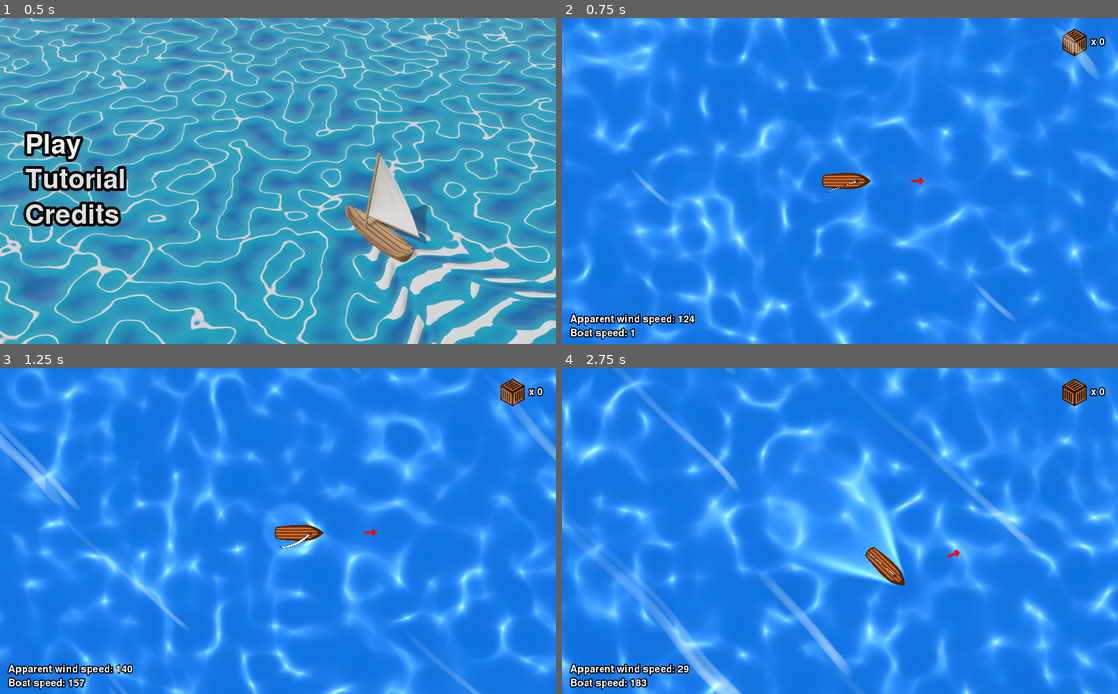
Above: before the commit, frames 1-4 (two rows, left to right).
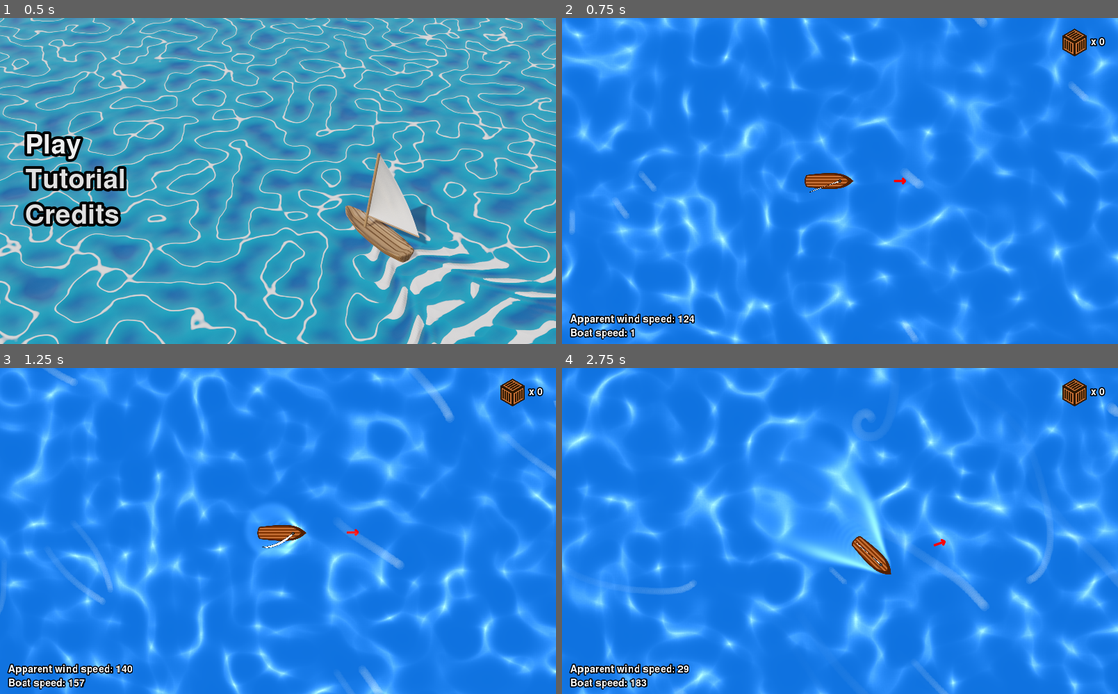
Above: after the commit, the same moments.

Repository: Norodix/SailGame
Game: Godot game, scene res://Menu/TitleScreen.tscn
Two runs of this game, one before a commit and one after it. Both use one fixed random seed, a clock stepped at 60 frames per second and the inputs below.
Inputs (mouse positions are in pixels of both pictures, inside the frame that each line leads up to):
- Up to frame 1 (0.5 s): no input
- Up to frame 2 (0.75 s): click "Play" at 0.5 s
- Up to frame 3 (1.25 s): no input
- Up to frame 4 (2.75 s): move the mouse to (962, 514) at 1.27 s; hold D (right) 1.28-2.03 s; hold W (tighten) 1.28-2.03 s; move the mouse to (728, 547) at 2.02 s; hold S (down) from 2.03 s (still down); tap Mouse wheel up (zoomIn) at 2.1 s

Frame 1 is identical in both runs. In frame 2, 22% of the frame differs, in the area x 0-100%, y 0-100%; in frame 3, 26%; in frame 4, 29%.

Commit message:
Wind improvements, negated clipping curl at the end

Diff:
--- a/Art/Winds/Wind.shader
+++ b/Art/Winds/Wind.shader
@@ -3,6 +3,12 @@
 uniform sampler2D map;
 uniform float spawnDistance;
 uniform vec2 spawnOrigin;
+uniform float screenSize = 2560; //This parameter is the size of the area where particles can move
+uniform float wrapOffset = 20; //This parameter is added to screenSize to draw correctly at the edges of regions
+//Set all viewports and displays to the sum of screenSize and wrapOffset
+//Set parallaxmirroring to screenSize
+
+uniform sampler2D angleOverLifetime;
 
 uniform float scale = 1;
 uniform float scale_random = 0;
@@ -41,17 +47,25 @@
 
 	//spawn at random location
 	if (RESTART){
+		CUSTOM.y = 0.0;
+		CUSTOM.w = rand(vec2(float(NUMBER), TIME*1000.0)) < 0.5 ? -1.0 : 1.0; //curl direction
 		float x = (rand(vec2(float(NUMBER) + TIME, 0.0)) - 0.5) * 2.0;
 		float y = (rand(vec2(float(NUMBER) + TIME + 1.0, 0.0)) - 0.5) * 2.0;
 		TRANSFORM[3][0] = spawnOrigin[0] + x * spawnDistance;
 		TRANSFORM[3][1] = spawnOrigin[1] + y * spawnDistance;
 	}
+	else{
+		CUSTOM.y += DELTA / LIFETIME;
+	}
 	float angle = (texture(map, vec2(TRANSFORM[3][0], TRANSFORM[3][1]) / 512.0).r - 0.5) * PI / 3.0;
+	//curl effect at the end
+	float lifetimeFacingOffset = textureLod(angleOverLifetime, vec2(CUSTOM.y, 0.0), 0.0).r;
+	angle += lifetimeFacingOffset * CUSTOM.w;
 	//float newx = (VELOCITY.x + (overallVelocity.x * cos(angle) - overallVelocity.y * sin(angle)) / 5.0);
 	//float newy = (VELOCITY.y + (overallVelocity.x * sin(angle) + overallVelocity.y * cos(angle)) / 5.0);
 	//VELOCITY = normalize(vec3(newx, newy, 0.0)) * length(overallVelocity);
-	float newx = (overallVelocity.x + (overallVelocity.x * cos(angle) - overallVelocity.y * sin(angle)));
-	float newy = (overallVelocity.y + (overallVelocity.x * sin(angle) + overallVelocity.y * cos(angle)));
+	float newx = overallVelocity.x * cos(angle) - overallVelocity.y * sin(angle);
+	float newy = overallVelocity.x * sin(angle) + overallVelocity.y * cos(angle);
 	VELOCITY = vec3(newx, newy, 0.0);
 	//COLOR.rgb = vec3(angle+0.5);
 	float facing = - PI/2.0 - atan(overallVelocity.y, overallVelocity.x) - angle;
@@ -69,6 +83,7 @@
 	TRANSFORM[1][1] = TRANSFORM[1][1] * scaling; //
 
 	//snap around visibilityrectangle edges to make it look better
-	TRANSFORM[3][0] = mod(TRANSFORM[3][0], 2560);
-	TRANSFORM[3][1] = mod(TRANSFORM[3][1], 2560);
+	//TRANSFORM[3][0] = mod(TRANSFORM[3][0], screenSize + wrapOffset/2.0) + 0.5 * wrapOffset;
+	TRANSFORM[3][0] = TRANSFORM[3][0] > (screenSize + wrapOffset/2.0) ? TRANSFORM[3][0] - screenSize : TRANSFORM[3][0];
+	TRANSFORM[3][1] = TRANSFORM[3][1] > (screenSize + wrapOffset/2.0) ? TRANSFORM[3][1] - screenSize : TRANSFORM[3][1];
 }
--- a/World.tscn
+++ b/World.tscn
@@ -1,14 +1,11 @@
-[gd_scene load_steps=78 format=2]
+[gd_scene load_steps=69 format=2]
 
 [ext_resource path="res://Art/wake_circle.png" type="Texture" id=1]
 [ext_resource path="res://Player.gd" type="Script" id=2]
 [ext_resource path="res://Sail.gd" type="Script" id=3]
 [ext_resource path="res://Art/sails.png" type="Texture" id=4]
 [ext_resource path="res://Art/BoatBody.png" type="Texture" id=5]
-[ext_resource path="res://Art/Windgush.png" type="Texture" id=6]
 [ext_resource path="res://World.gd" type="Script" id=7]
-[ext_resource path="res://Wind.gd" type="Script" id=8]
-[ext_resource path="res://Art/Ocean/seamless.png" type="Texture" id=9]
 [ext_resource path="res://Wake.gd" type="Script" id=10]
 [ext_resource path="res://WaterRidgedNormal.shader" type="Shader" id=11]
 [ext_resource path="res://DebugOverlay.gd" type="Script" id=12]
@@ -19,6 +16,7 @@
 [ext_resource path="res://Art/Coil.png" type="Texture" id=17]
 [ext_resource path="res://Art/UnCoil.png" type="Texture" id=18]
 [ext_resource path="res://theme.theme" type="Theme" id=19]
+[ext_resource path="res://Art/Winds/Wind_ball.png" type="Texture" id=20]
 [ext_resource path="res://Art/Compass.png" type="Texture" id=21]
 [ext_resource path="res://Sounds/gronnie__wooden-box-breaking-sound-effects.wav" type="AudioStream" id=22]
 [ext_resource path="res://Sounds/lydmakeren__boat-waves-2_trimmed.wav" type="AudioStream" id=23]
@@ -33,7 +31,6 @@
 [ext_resource path="res://Sounds/cmusounddesign__jf-glass-breaking.wav" type="AudioStream" id=32]
 [ext_resource path="res://Art/Sextant.png" type="Texture" id=33]
 [ext_resource path="res://Sounds/littleluigi__1-metal-bang.wav" type="AudioStream" id=34]
-[ext_resource path="res://Art/Winds/Wind_droplet.png" type="Texture" id=35]
 [ext_resource path="res://WindContainer.gd" type="Script" id=36]
 [ext_resource path="res://ShaderWind.gd" type="Script" id=37]
 [ext_resource path="res://Art/Winds/Wind.shader" type="Shader" id=38]
@@ -73,245 +70,7 @@
 scale_curve = SubResource( 7 )
 color_ramp = SubResource( 5 )
 
-[sub_resource type="Shader" id=9]
-code = "shader_type particles;
-uniform vec3 direction;
-uniform float spread;
-uniform float flatness;
-uniform float initial_linear_velocity;
-uniform float initial_angle;
-uniform float angular_velocity;
-uniform float orbit_velocity;
-uniform float linear_accel;
-uniform float radial_accel;
-uniform float tangent_accel;
-uniform float damping;
-uniform float scale;
-uniform float hue_variation;
-uniform float anim_speed;
-uniform float anim_offset;
-uniform float initial_linear_velocity_random;
-uniform float initial_angle_random;
-uniform float angular_velocity_random;
-uniform float orbit_velocity_random;
-uniform float linear_accel_random;
-uniform float radial_accel_random;
-uniform float tangent_accel_random;
-uniform float damping_random;
-uniform float scale_random;
-uniform float hue_variation_random;
-uniform float anim_speed_random;
-uniform float anim_offset_random;
-uniform float lifetime_randomness;
-uniform vec3 emission_box_extents;
-uniform vec4 color_value : hint_color;
-uniform int trail_divisor;
-uniform vec3 gravity;
-
-
-float rand_from_seed(inout uint seed) {
-	int k;
-	int s = int(seed);
-	if (s == 0)
-	s = 305420679;
-	k = s / 127773;
-	s = 16807 * (s - k * 127773) - 2836 * k;
-	if (s < 0)
-		s += 2147483647;
-	seed = uint(s);
-	return float(seed % uint(65536)) / 65535.0;
-}
-
-float rand_from_seed_m1_p1(inout uint seed) {
-	return rand_from_seed(seed) * 2.0 - 1.0;
-}
-
-uint hash(uint x) {
-	x = ((x >> uint(16)) ^ x) * uint(73244475);
-	x = ((x >> uint(16)) ^ x) * uint(73244475);
-	x = (x >> uint(16)) ^ x;
-	return x;
-}
-
-void vertex() {
-	uint base_number = NUMBER / uint(trail_divisor);
-	uint alt_seed = hash(base_number + uint(1) + RANDOM_SEED);
-	float angle_rand = rand_from_seed(alt_seed);
-	float scale_rand = rand_from_seed(alt_seed);
-	float hue_rot_rand = rand_from_seed(alt_seed);
-	float anim_offset_rand = rand_from_seed(alt_seed);
-	float pi = 3.14159;
-	float degree_to_rad = pi / 180.0;
-
-	bool restart = false;
-	if (CUSTOM.y > CUSTOM.w) {
-		restart = true;
-	}
-
-	if (RESTART || restart) {
-		float tex_linear_velocity = 0.0;
-		float tex_angle = 0.0;
-		float tex_anim_offset = 0.0;
-		float spread_rad = spread * degree_to_rad;
-		float angle1_rad = atan(direction.x, direction.z) + rand_from_seed_m1_p1(alt_seed) * spread_rad;
-		float angle2_rad = atan(direction.y, abs(direction.z)) + rand_from_seed_m1_p1(alt_seed) * spread_rad * (1.0 - flatness);
-		vec3 direction_xz = vec3(sin(angle1_rad), 0.0, cos(angle1_rad));
-		vec3 direction_yz = vec3(0.0, sin(angle2_rad), cos(angle2_rad));
-		direction_yz.z = direction_yz.z / max(0.0001,sqrt(abs(direction_yz.z))); // better uniform distribution
-		vec3 vec_direction = vec3(direction_xz.x * direction_yz.z, direction_yz.y, direction_xz.z * direction_yz.z);
-		vec_direction = normalize(vec_direction);
-		VELOCITY = vec_direction * initial_linear_velocity * mix(1.0, rand_from_seed(alt_seed), initial_linear_velocity_random);
-		float base_angle = (initial_angle + tex_angle) * mix(1.0, angle_rand, initial_angle_random);
-		CUSTOM.x = base_angle * degree_to_rad;
-		CUSTOM.y = 0.0;
-		CUSTOM.w = (1.0 - lifetime_randomness * rand_from_seed(alt_seed));
-		CUSTOM.z = (anim_offset + tex_anim_offset) * mix(1.0, anim_offset_rand, anim_offset_random);
-		TRANSFORM[3].xyz = vec3(rand_from_seed(alt_seed) * 2.0 - 1.0, rand_from_seed(alt_seed) * 2.0 - 1.0, rand_from_seed(alt_seed) * 2.0 - 1.0) * emission_box_extents;
-		VELOCITY = (EMISSION_TRANSFORM * vec4(VELOCITY, 0.0)).xyz;
-		TRANSFORM = EMISSION_TRANSFORM * TRANSFORM;
-	} else {
-		CUSTOM.y += DELTA / LIFETIME;
-		float tex_linear_velocity = 0.0;
-		float tex_angular_velocity = 0.0;
-		float tex_linear_accel = 0.0;
-		float tex_radial_accel = 0.0;
-		float tex_tangent_accel = 0.0;
-		float tex_damping = 0.0;
-		float tex_angle = 0.0;
-		float tex_anim_speed = 0.0;
-		float tex_anim_offset = 0.0;
-		vec3 force = gravity;
-		vec3 pos = TRANSFORM[3].xyz;
-		// apply linear acceleration
-		force += length(VELOCITY) > 0.0 ? normalize(VELOCITY) * (linear_accel + tex_linear_accel) * mix(1.0, rand_from_seed(alt_seed), linear_accel_random) : vec3(0.0);
-		// apply radial acceleration
-		vec3 org = EMISSION_TRANSFORM[3].xyz;
-		vec3 diff = pos - org;
-		force += length(diff) > 0.0 ? normalize(diff) * (radial_accel + tex_radial_accel) * mix(1.0, rand_from_seed(alt_seed), radial_accel_random) : vec3(0.0);
-		// apply tangential acceleration;
-		vec3 crossDiff = cross(normalize(diff), normalize(gravity));
-		force += length(crossDiff) > 0.0 ? normalize(crossDiff) * ((tangent_accel + tex_tangent_accel) * mix(1.0, rand_from_seed(alt_seed), tangent_accel_random)) : vec3(0.0);
-		// apply attractor forces
-		VELOCITY += force * DELTA;
-		// orbit velocity
-		if (damping + tex_damping > 0.0) {
-			float v = length(VELOCITY);
-			float damp = (damping + tex_damping) * mix(1.0, rand_from_seed(alt_seed), damping_random);
-			v -= damp * DELTA;
-			if (v < 0.0) {
-				VELOCITY = vec3(0.0);
-			} else {
-				VELOCITY = normalize(VELOCITY) * v;
-			}
-		}
-		float base_angle = (initial_angle + tex_angle) * mix(1.0, angle_rand, initial_angle_random);
-		base_angle += CUSTOM.y * LIFETIME * (angular_velocity + tex_angular_velocity) * mix(1.0, rand_from_seed(alt_seed) * 2.0 - 1.0, angular_velocity_random);
-		CUSTOM.x = base_angle * degree_to_rad;
-		CUSTOM.z = (anim_offset + tex_anim_offset) * mix(1.0, anim_offset_rand, anim_offset_random) + CUSTOM.y * (anim_speed + tex_anim_speed) * mix(1.0, rand_from_seed(alt_seed), anim_speed_random);
-	}
-	float tex_scale = 1.0;
-	float tex_hue_variation = 0.0;
-	float hue_rot_angle = (hue_variation + tex_hue_variation) * pi * 2.0 * mix(1.0, hue_rot_rand * 2.0 - 1.0, hue_variation_random);
-	float hue_rot_c = cos(hue_rot_angle);
-	float hue_rot_s = sin(hue_rot_angle);
-	mat4 hue_rot_mat = mat4(vec4(0.299, 0.587, 0.114, 0.0),
-			vec4(0.299, 0.587, 0.114, 0.0),
-			vec4(0.299, 0.587, 0.114, 0.0),
-			vec4(0.000, 0.000, 0.000, 1.0)) +
-		mat4(vec4(0.701, -0.587, -0.114, 0.0),
-			vec4(-0.299, 0.413, -0.114, 0.0),
-			vec4(-0.300, -0.588, 0.886, 0.0),
-			vec4(0.000, 0.000, 0.000, 0.0)) * hue_rot_c +
-		mat4(vec4(0.168, 0.330, -0.497, 0.0),
-			vec4(-0.328, 0.035,  0.292, 0.0),
-			vec4(1.250, -1.050, -0.203, 0.0),
-			vec4(0.000, 0.000, 0.000, 0.0)) * hue_rot_s;
-	COLOR = hue_rot_mat * color_value;
-
-	TRANSFORM[0].xyz = normalize(TRANSFORM[0].xyz);
-	TRANSFORM[1].xyz = normalize(TRANSFORM[1].xyz);
-	TRANSFORM[2].xyz = normalize(TRANSFORM[2].xyz);
-	float base_scale = tex_scale * mix(scale, 1.0, scale_random * scale_rand);
-	if (base_scale < 0.000001) {
-		base_scale = 0.000001;
-	}
-	TRANSFORM[0].xyz *= base_scale;
-	TRANSFORM[1].xyz *= base_scale;
-	TRANSFORM[2].xyz *= base_scale;
-	if (CUSTOM.y > CUSTOM.w) {		ACTIVE = false;
-	}
-}
-
-"
-
-[sub_resource type="ShaderMaterial" id=10]
-shader = SubResource( 9 )
-shader_param/direction = Vector3( 0, 1, 0 )
-shader_param/spread = 0.0
-shader_param/flatness = 0.0
-shader_param/initial_linear_velocity = 424.0
-shader_param/initial_angle = 0.0
-shader_param/angular_velocity = 0.0
-shader_param/orbit_velocity = 0.0
-shader_param/linear_accel = 0.0
-shader_param/radial_accel = 0.0
-shader_param/tangent_accel = 0.0
-shader_param/damping = 0.0
-shader_param/scale = 10.0
-shader_param/hue_variation = 0.0
-shader_param/anim_speed = 0.0
-shader_param/anim_offset = 0.0
-shader_param/initial_linear_velocity_random = 0.0
-shader_param/initial_angle_random = 0.0
-shader_param/angular_velocity_random = 0.0
-shader_param/orbit_velocity_random = 0.0
-shader_param/linear_accel_random = 0.0
-shader_param/radial_accel_random = 0.0
-shader_param/tangent_accel_random = 0.0
-shader_param/damping_random = 0.0
-shader_param/scale_random = 1.0
-shader_param/hue_variation_random = 0.0
-shader_param/anim_speed_random = 0.0
-shader_param/anim_offset_random = 0.0
-shader_param/lifetime_randomness = 0.0
-shader_param/emission_box_extents = Vector3( 800, 800, 1 )
-shader_param/color_value = Color( 1, 1, 1, 1 )
-shader_param/trail_divisor = 1
-shader_param/gravity = Vector3( 0, -1e-06, 0 )
-
-[sub_resource type="OpenSimplexNoise" id=11]
-
-[sub_resource type="NoiseTexture" id=12]
-width = 10
-height = 10
-seamless = true
-as_normalmap = true
-bump_strength = 15.5
-noise = SubResource( 11 )
-
-[sub_resource type="OpenSimplexNoise" id=13]
-octaves = 1
-period = 32.0
-
-[sub_resource type="NoiseTexture" id=14]
-width = 1280
-height = 1280
-seamless = true
-noise = SubResource( 13 )
-
-[sub_resource type="OpenSimplexNoise" id=15]
-seed = 5
-octaves = 1
-period = 32.0
-
-[sub_resource type="NoiseTexture" id=16]
-width = 1280
-height = 1280
-seamless = true
-noise = SubResource( 15 )
-
 [sub_resource type="OpenSimplexNoise" id=17]
-seed = 8
 octaves = 1
 period = 32.0
 
@@ -321,19 +80,41 @@
 seamless = true
 noise = SubResource( 17 )
 
-[sub_resource type="ShaderMaterial" id=19]
+[sub_resource type="OpenSimplexNoise" id=19]
+seed = 5
+octaves = 1
+period = 32.0
+
+[sub_resource type="NoiseTexture" id=20]
+width = 1280
+height = 1280
+seamless = true
+noise = SubResource( 19 )
+
+[sub_resource type="OpenSimplexNoise" id=21]
+seed = 8
+octaves = 1
+period = 32.0
+
+[sub_resource type="NoiseTexture" id=22]
+width = 1280
+height = 1280
+seamless = true
+noise = SubResource( 21 )
+
+[sub_resource type="ShaderMaterial" id=23]
 shader = ExtResource( 11 )
 shader_param/speed = 0.03
 shader_param/strength = 0.5
 shader_param/tint = Color( 0.07, 0.5195, 1, 1 )
-shader_param/noise_img1 = SubResource( 14 )
-shader_param/noise_img2 = SubResource( 16 )
-shader_param/noise_img3 = SubResource( 18 )
-
-[sub_resource type="ImageTexture" id=20]
+shader_param/noise_img1 = SubResource( 18 )
+shader_param/noise_img2 = SubResource( 20 )
+shader_param/noise_img3 = SubResource( 22 )
+
+[sub_resource type="ImageTexture" id=24]
 size = Vector2( 2560, 2560 )
 
-[sub_resource type="Shader" id=21]
+[sub_resource type="Shader" id=25]
 code = "shader_type canvas_item;
 uniform sampler2D sprite;
 
@@ -342,52 +123,45 @@
 	COLOR.rgb = vec3(1.0);
 }"
 
-[sub_resource type="ImageTexture" id=22]
-
-[sub_resource type="ShaderMaterial" id=23]
-shader = SubResource( 21 )
-shader_param/sprite = SubResource( 22 )
-
-[sub_resource type="ImageTexture" id=24]
+[sub_resource type="ImageTexture" id=26]
+
+[sub_resource type="ShaderMaterial" id=27]
+shader = SubResource( 25 )
+shader_param/sprite = SubResource( 26 )
+
+[sub_resource type="ImageTexture" id=28]
 flags = 0
 flags = 0
-size = Vector2( 2560, 2560 )
-
-[sub_resource type="OpenSimplexNoise" id=25]
-octaves = 2
-period = 128.0
-
-[sub_resource type="NoiseTexture" id=26]
-seamless = true
-noise = SubResource( 25 )
-
-[sub_resource type="ShaderMaterial" id=27]
-shader = ExtResource( 38 )
-shader_param/overallVelocity = null
-shader_param/spawnDistance = 1280.0
-shader_param/spawnOrigin = Vector2( 1280, 1280 )
-shader_param/scale = 0.3
-shader_param/scale_random = 0.1
-shader_param/map = SubResource( 26 )
-
-[sub_resource type="OpenSimplexNoise" id=28]
+size = Vector2( 2580, 2580 )
+
+[sub_resource type="Curve" id=29]
+max_value = 10.0
+_data = [ Vector2( 0, 0 ), 0.0, 0.0, 0, 0, Vector2( 0.858974, 1.11364 ), 6.91363, 6.91363, 0, 0, Vector2( 1, 6.65909 ), 65.1477, 0.0, 0, 0 ]
+
+[sub_resource type="CurveTexture" id=30]
+curve = SubResource( 29 )
+
+[sub_resource type="OpenSimplexNoise" id=31]
 octaves = 1
 period = 120.0
 
-[sub_resource type="NoiseTexture" id=29]
+[sub_resource type="NoiseTexture" id=32]
 seamless = true
-noise = SubResource( 28 )
-
-[sub_resource type="ShaderMaterial" id=30]
+noise = SubResource( 31 )
+
+[sub_resource type="ShaderMaterial" id=33]
 shader = ExtResource( 38 )
 shader_param/overallVelocity = Vector3( 150, 150, 0 )
 shader_param/spawnDistance = 1280.0
 shader_param/spawnOrigin = Vector2( 1280, 1280 )
+shader_param/screenSize = 2560.0
+shader_param/wrapOffset = 20.0
 shader_param/scale = 0.5
 shader_param/scale_random = 0.2
-shader_param/map = SubResource( 29 )
-
-[sub_resource type="Animation" id=31]
+shader_param/map = SubResource( 32 )
+shader_param/angleOverLifetime = SubResource( 30 )
+
+[sub_resource type="Animation" id=34]
 step = 0.01
 tracks/0/type = "value"
 tracks/0/path = NodePath("CrateCounter/Control/Node2D:position")
@@ -426,22 +200,16 @@
 "values": [ Vector2( 1, 1 ), Vector2( 1.3, 1.3 ), Vector2( 1.3, 1.3 ), Vector2( 1, 1 ) ]
 }
 
-[sub_resource type="ShaderMaterial" id=32]
-shader = ExtResource( 14 )
-shader_param/speed = 6.0
-shader_param/amplitude = 0.2
-shader_param/vertical = null
-
-[sub_resource type="CircleShape2D" id=33]
+[sub_resource type="CircleShape2D" id=36]
 radius = 18.0
 
-[sub_resource type="ShaderMaterial" id=34]
+[sub_resource type="ShaderMaterial" id=37]
 shader = ExtResource( 14 )
 shader_param/speed = 6.0
 shader_param/amplitude = 0.2
 shader_param/vertical = 0.3
 
-[sub_resource type="SpriteFrames" id=35]
+[sub_resource type="SpriteFrames" id=38]
 animations = [ {
 "frames": [ ExtResource( 13 ), ExtResource( 29 ), ExtResource( 28 ), ExtResource( 30 ), ExtResource( 21 ), ExtResource( 33 ) ],
 "loop": true,
@@ -525,7 +293,6 @@
 volume_db = -16.227
 
 [node name="Camera2D" type="Camera2D" parent="PlayerBoat"]
-position = Vector2( -31.9266, 0 )
 current = true
 smoothing_enabled = true
 smoothing_speed = 2.0
@@ -550,83 +317,61 @@
 volume_db = -42.043
 autoplay = true
 
-[node name="Wind" type="Particles2D" parent="."]
-visible = false
-position = Vector2( -500, -400 )
-rotation = -0.785398
-amount = 80
-lifetime = 5.0
-preprocess = 50.0
-visibility_rect = Rect2( -550, 0, 1200, 1200 )
-local_coords = false
-process_material = SubResource( 10 )
-texture = ExtResource( 6 )
-script = ExtResource( 8 )
-
-[node name="ParallaxBackground" type="ParallaxBackground" parent="."]
-
-[node name="ParallaxLayer_Ocean" type="ParallaxLayer" parent="ParallaxBackground"]
+[node name="ParallaxBackground_Ocean" type="ParallaxBackground" parent="."]
+
+[node name="ParallaxLayer_Ocean" type="ParallaxLayer" parent="ParallaxBackground_Ocean"]
 motion_mirroring = Vector2( 2560, 2560 )
 
-[node name="Ocean" type="Sprite" parent="ParallaxBackground/ParallaxLayer_Ocean"]
-visible = false
-modulate = Color( 0.71, 0.913, 1, 1 )
-scale = Vector2( 2.1, 2.1 )
-texture = ExtResource( 9 )
-normal_map = SubResource( 12 )
-centered = false
-
-[node name="ShaderOcean" type="Sprite" parent="ParallaxBackground/ParallaxLayer_Ocean"]
-material = SubResource( 19 )
+[node name="ShaderOcean" type="Sprite" parent="ParallaxBackground_Ocean/ParallaxLayer_Ocean"]
+material = SubResource( 23 )
 position = Vector2( 1280, 1280 )
-texture = SubResource( 20 )
+texture = SubResource( 24 )
 __meta__ = {
 "_edit_lock_": true
 }
 
-[node name="ParallaxBackground2" type="ParallaxBackground" parent="."]
+[node name="ParallaxBackground_Wind" type="ParallaxBackground" parent="."]
 layer = 2
 
-[node name="ParallaxLayer_Wind" type="ParallaxLayer" parent="ParallaxBackground2"]
+[node name="ParallaxLayer_Wind" type="ParallaxLayer" parent="ParallaxBackground_Wind"]
 z_index = 1000
 motion_mirroring = Vector2( 2560, 2560 )
 
-[node name="WindContainer" type="ViewportContainer" parent="ParallaxBackground2/ParallaxLayer_Wind"]
-material = SubResource( 23 )
-margin_right = 5120.0
-margin_bottom = 5120.0
+[node name="WindContainer" type="ViewportContainer" parent="ParallaxBackground_Wind/ParallaxLayer_Wind"]
+material = SubResource( 27 )
+margin_right = 2580.0
+margin_bottom = 2580.0
 script = ExtResource( 36 )
 __meta__ = {
 "_edit_use_anchors_": false
 }
 
-[node name="WindViewport" type="Viewport" parent="ParallaxBackground2/ParallaxLayer_Wind/WindContainer"]
-size = Vector2( 2560, 2560 )
+[node name="WindViewport" type="Viewport" parent="ParallaxBackground_Wind/ParallaxLayer_Wind/WindContainer"]
+size = Vector2( 2580, 2580 )
 transparent_bg = true
 handle_input_locally = false
 render_target_clear_mode = 2
 render_target_update_mode = 3
 gui_disable_input = true
 
-[node name="Blending" type="Sprite" parent="ParallaxBackground2/ParallaxLayer_Wind/WindContainer/WindViewport"]
+[node name="Blending" type="Sprite" parent="ParallaxBackground_Wind/ParallaxLayer_Wind/WindContainer/WindViewport"]
 process_priority = 2
 modulate = Color( 1, 1, 1, 0.0313726 )
-texture = SubResource( 24 )
+texture = SubResource( 28 )
 centered = false
 
-[node name="ShaderWind" type="Particles2D" parent="ParallaxBackground2/ParallaxLayer_Wind/WindContainer/WindViewport"]
+[node name="ShaderWind" type="Particles2D" parent="ParallaxBackground_Wind/ParallaxLayer_Wind/WindContainer/WindViewport"]
 modulate = Color( 1, 1, 1, 0.0980392 )
-material = SubResource( 27 )
 position = Vector2( -49.681, -162.929 )
 rotation = -0.785398
-amount = 50
+amount = 80
 lifetime = 5.0
 preprocess = 50.0
-randomness = 0.5
-visibility_rect = Rect2( 0, 0, 2560, 2560 )
+randomness = 1.0
+visibility_rect = Rect2( 0, 0, 2570, 2570 )
 local_coords = false
-process_material = SubResource( 30 )
-texture = ExtResource( 35 )
+process_material = SubResource( 33 )
+texture = ExtResource( 20 )
 script = ExtResource( 37 )
 
 [node name="GUI" type="CanvasLayer" parent="."]
@@ -716,14 +461,8 @@
 position = Vector2( 785.388, 0 )
 script = ExtResource( 15 )
 
-[node name="Sprite" type="Sprite" parent="CrateArea"]
-visible = false
-material = SubResource( 32 )
-scale = Vector2( 0.08, 0.08 )
-region_rect = Rect2( -246.803, -44.2639, 1505.93, 1262.26 )
-
 [node name="CollisionShape2D" type="CollisionShape2D" parent="CrateArea"]
-shape = SubResource( 33 )
+shape = SubResource( 36 )
 one_way_collision_margin = 0.0
 
 [node name="Break_wood" type="AudioStreamPlayer" parent="CrateArea"]
Binary file added: Art/Winds/Wind_ball.png
Not shown, added: Art/Winds/Wind_ball.png.import
Not shown: 8 places in World.tscn that only renumber resources
